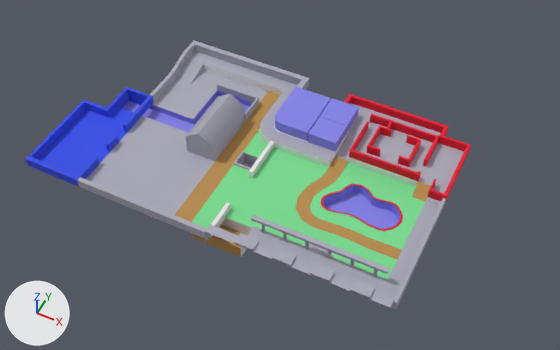
Two versions of the FBX model Assets/Resources/models/ステージ1.fbx, one commit apart.
The view is the same before and after, from a 50 mm camera at (77.0, -137.1, 167.0) aimed at (9.6, -2.4, -1.4). The axes (+X, +Y, +Z) are drawn at lower left. The lights are the same throughout. Where no turn or scale is listed for an object, it has been applied to the vertices. Vertices at the same position are counted once.

Objects in the first picture: 'KABE', 'TIKEI', 'obj1', 'obj2', 'obj3'.
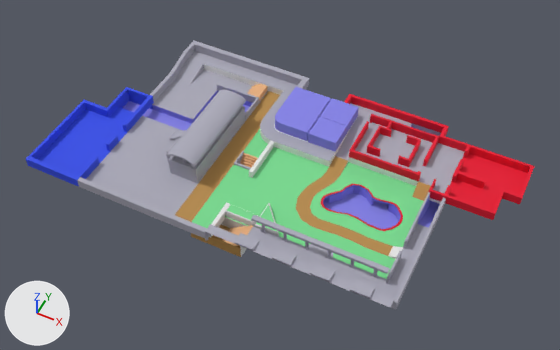
Where the change shows, as pixel boxes (x1, y1, x2, y2) in the pictures (560 x 350 px):
'TIKEI', reshaped (14% wider)
    before: (26, 40, 471, 310)
    after: (26, 40, 534, 310)
'高台', added
    after: (166, 90, 246, 184)
'obj3', deleted
    before: (185, 94, 245, 161)
'階段', added (beige)
    after: (222, 84, 403, 259)
    faces in mat_kaidan (beige #e7af7e): (222, 84, 267, 246)
'obj4', added
    after: (226, 203, 279, 236)
    faces in mat_mat4 (green #78db8f): (227, 205, 277, 232)
    faces in mat_mat1 (white #e7e7e7): (226, 203, 279, 236)
part 1 of me_tikei, built on
    before: (243, 104, 447, 229)
    after: (243, 104, 534, 300)

What changed in the scene script:
```text
Add mat_kaidan:
    mat_kaidan = principled_material('KAIDAN')
    mat_kaidan.base_color = (0.8, 0.43, 0.207)  # beige #e7af7e
    mat_kaidan.roughness = 0.776
Change me_tikei:
    used by ob_tikei; location = (0.0, 0.0, 0.0)
    remove me_tikei.from_pydata(...)  # 608 vertices, 634 faces; spans x -57.8..56.3, y -32.6..33.9, z -4.9..4.3
    add me_tikei.from_pydata(...)  # 771 vertices, 820 faces; spans x -57.8..74.9, y -32.6..33.9, z -7.0..4.3
    me_tikei part 1: 26 vertices moved from x 25.0..56.3, y -8.4..6.5, z -4.0..4.2 to x 25.0..69.0, y -8.4..10.7, z -4.4..4.2; 12 vertices removed from x -10.1..55.4, y -8.4..26.2, z -4.0..1.4; 175 vertices added at x -19.5..74.9, y -24.9..32.1, z -7.0..4.2
Add me_高台:
    me_高台.from_pydata(...)  # 403 vertices, 282 faces; spans x -26.5..-9.6, y -17.0..13.1, z -0.8..8.9
    me_高台.materials.append(mat_mat6)  # grey #aaa9b8
Add me_階段:
    me_階段.from_pydata(...)  # 97 vertices, 61 faces; spans x -15.2..51.1, y -31.1..27.8, z -4.9..1.2
    # faces by material slot: [37, 24]
    me_階段.materials.append(mat_kaidan)  # beige #e7af7e
    me_階段.materials.append(mat_mat1)  # white #e7e7e7
Add me_obj4:
    me_obj4.from_pydata(...)  # 35 vertices, 30 faces; spans x 3.3..19.6, y -23.4..-14.6, z -0.8..1.7
    # faces by material slot: [28, 2]
    me_obj4.materials.append(mat_mat1)  # white #e7e7e7
    me_obj4.materials.append(mat_mat4)  # green #78db8f
Remove ob_obj3:
    ob_obj3 = bpy.data.objects.new('obj3', me_obj3)
    ob_obj3.location = (0.0, 0.0, 0.0)
Add ob_高台:
    ob_高台 = bpy.data.objects.new('高台', me_高台)
    ob_高台.location = (0.0, 0.0, 0.0)
Add ob_階段:
    ob_階段 = bpy.data.objects.new('階段', me_階段)
    ob_階段.location = (0.0, 0.0, 0.0)
Add ob_obj4:
    ob_obj4 = bpy.data.objects.new('obj4', me_obj4)
    ob_obj4.location = (0.0, 0.0, 0.0)
```
